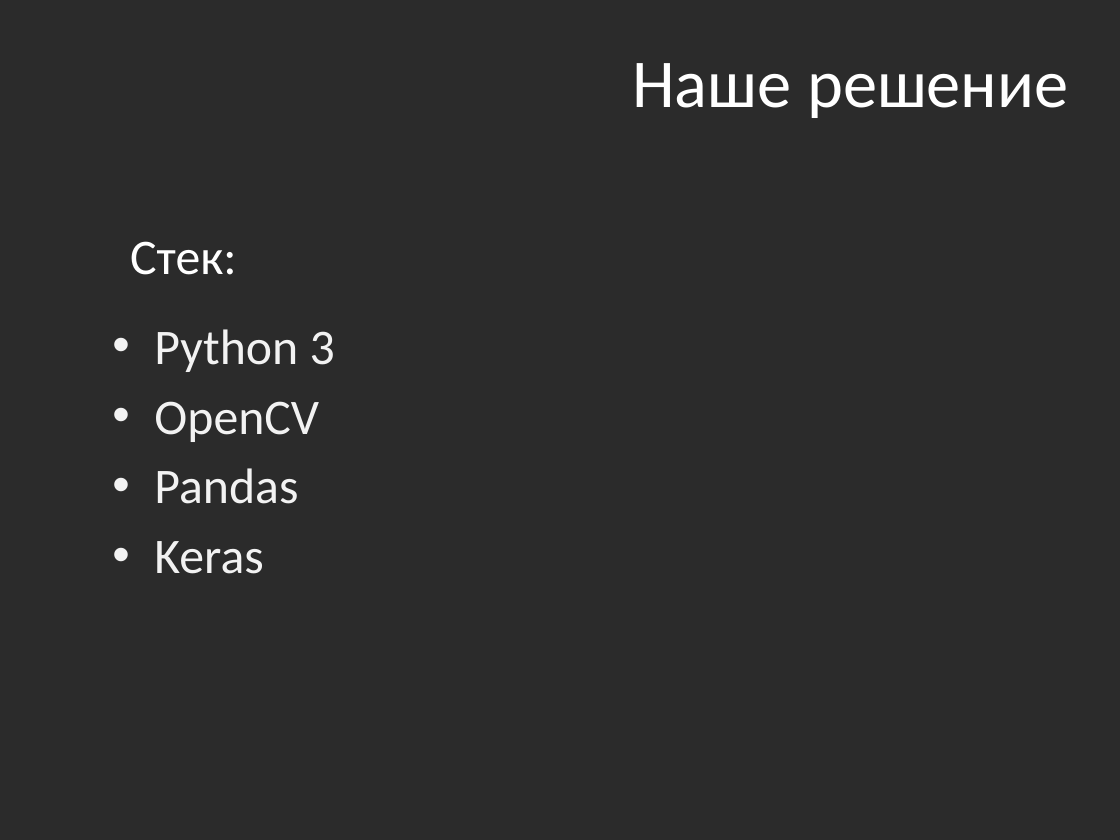
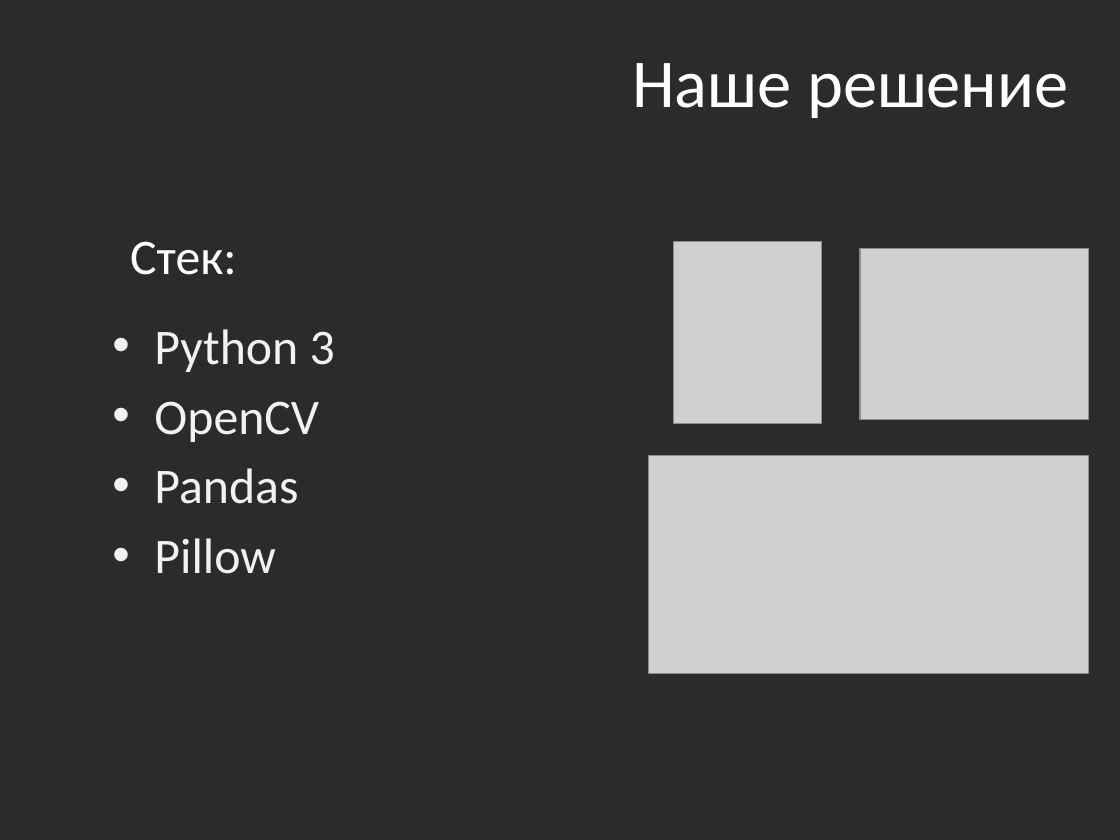
Before and after one commit to MilaMilaMilaMila/Red_scull-ML-Hackaton, a slide deck: slide 4 of hack.pptx. Drawn at 1120x840 pixels with LibreOffice and Linux fonts; fonts in the diff are those of the drawing; grey boxes stand for pictures; background and template pictures are left out; a plain dark background stands for a picture behind light text. Boxes give left, top, right and bottom in pixels: in the first picture for what was removed or moved away, otherwise in the second. Text is boxed around its words. In the diff, an @@ line names an element or a change of style, - is before the commit and + after.

Commit message:
Update presentation

```diff
--- a/hack.pptx
+++ b/hack.pptx
@@ picture added at (x1=674, y1=241, x2=822, y2=423) @@
@@ picture added at (x1=860, y1=249, x2=1089, y2=420) @@
@@ picture added at (x1=648, y1=456, x2=1089, y2=674) @@
@@ text at (x1=154, y1=538, x2=276, y2=574): text changed @@
-• Keras
+• Pillow
```
